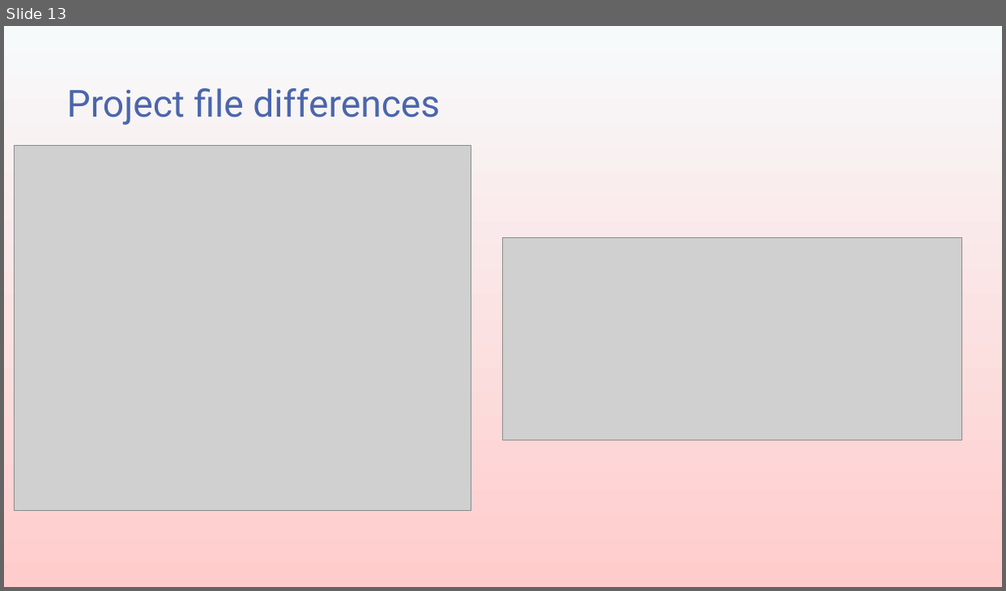
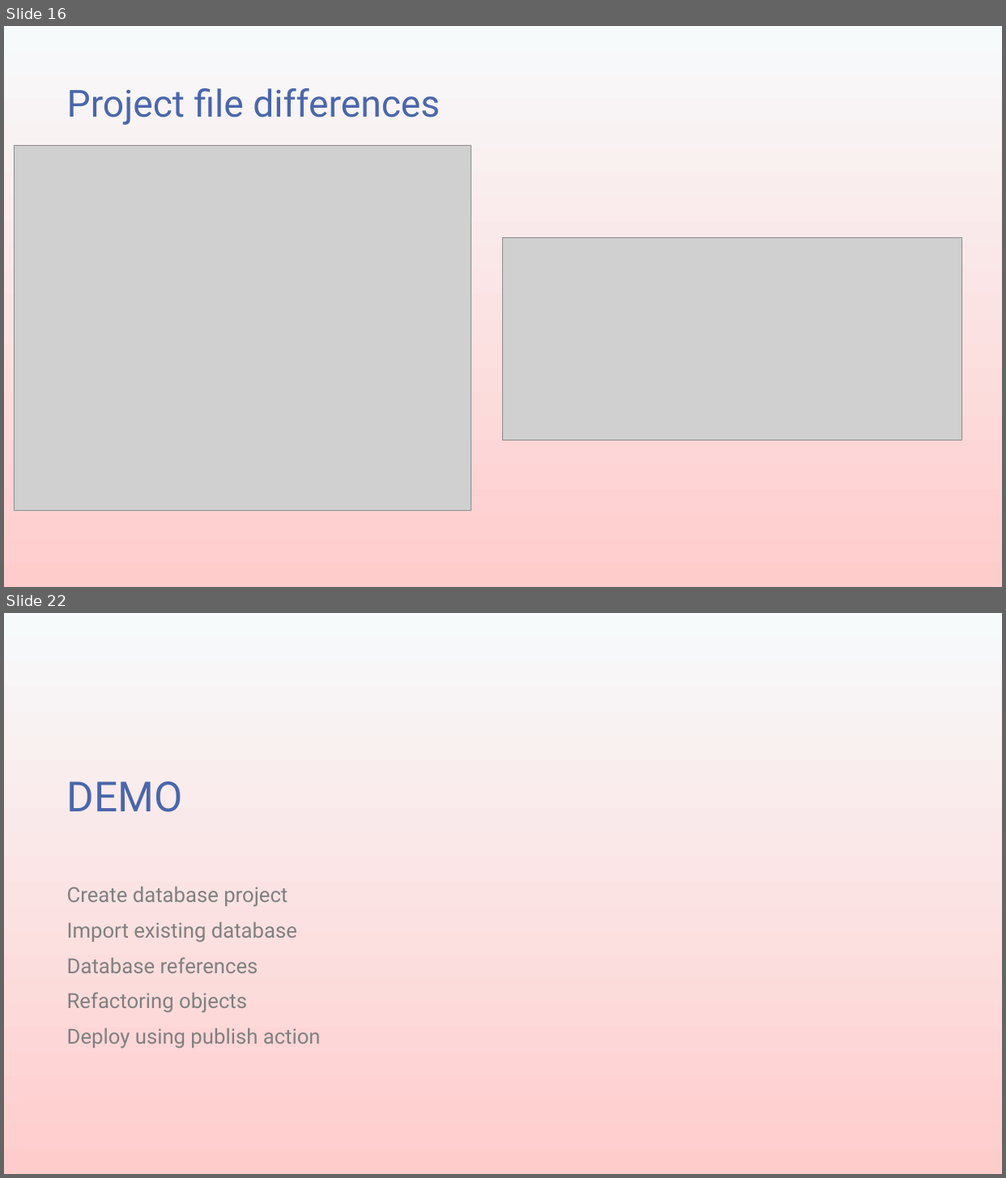
Before and after one commit to transmokopter/Presentations, a slide deck: an-introduction-to-sql-server-database-projects/an-introduction-to-sql-server-database-projects.pptx. Shown one above the other, each under a label of ours: slide 13 before the commit, slides 16 and 22 after it; the slides between them are not shown. The pictures are 1006x591 and 1006x1178 pixels, drawn with LibreOffice and Linux fonts; fonts in the diff are those of the drawing; grey boxes stand for pictures; background and template pictures are left out. Boxes give left, top, right and bottom in pixels: in the first picture for what was removed or moved away, otherwise in the second. Text is boxed around its words. In the diff, an @@ line names an element or a change of style, - is before the commit and + after.

```diff
--- a/an-introduction-to-sql-server-database-projects/an-introduction-to-sql-server-database-projects.pptx
+++ b/an-introduction-to-sql-server-database-projects/an-introduction-to-sql-server-database-projects.pptx
@@ slide 22 added at [4, 613, 1002, 1174], background gradient #F7FAFB to #FFCCCC @@
@@ title added at [67, 781, 183, 812], 40 pt, text #4A66AC @@
+DEMO
@@ text added at [67, 887, 321, 1049], 20 pt, text #808080 @@
+Create database project
+Import existing database
+Database references
+Refactoring objects
+Deploy using publish action
@@ what was slide 13 is now slide 16 @@
```
Also in this commit, not shown: 2 slides changed, 8 other slides added, 19 other files.
